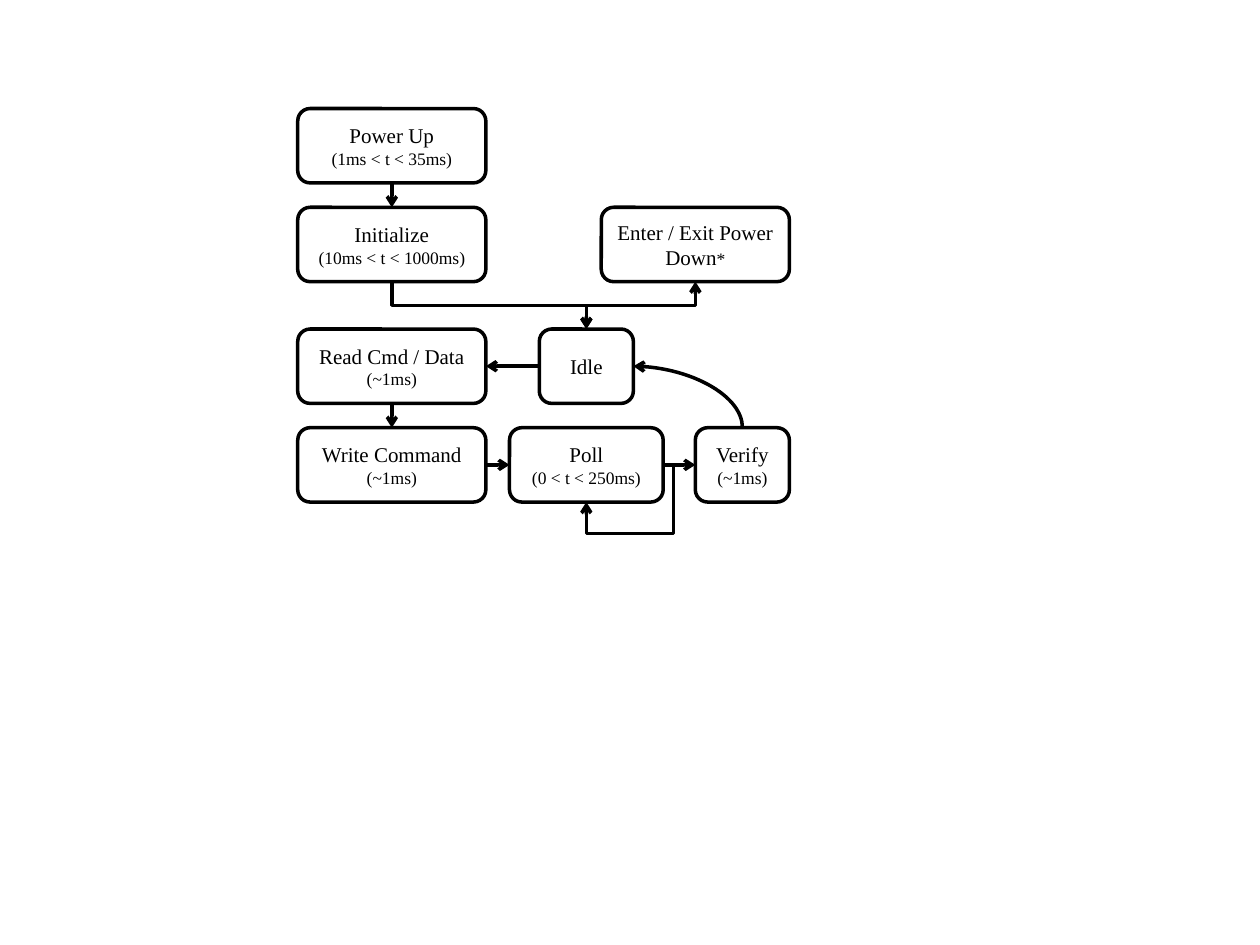
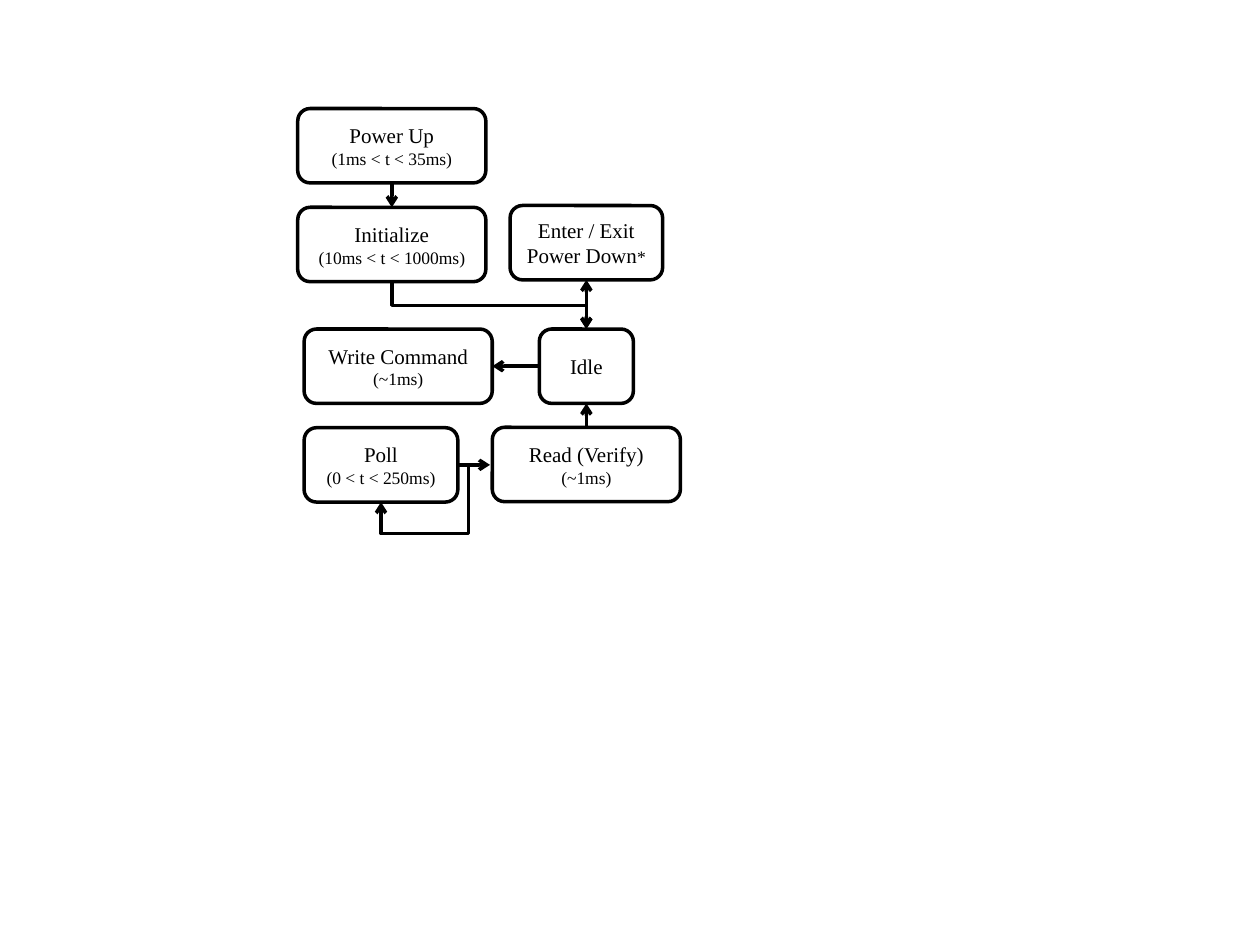
Before and after one commit to drmoorevt/PRIME, a slide deck: slide 3 of Documentation/Results/IODVS/Flowcharts.pptx. Drawn at 1260x945 pixels with LibreOffice and Linux fonts; fonts in the diff are those of the drawing. Boxes give left, top, right and bottom in pixels: in the first picture for what was removed or moved away, otherwise in the second. Text is boxed around its words. In the diff, an @@ line names an element or a change of style, - is before the commit and + after.

Commit message:
1) Updates to the IODVS presentation 2) Updates to the SDCard state diagram -- not RMW, just W/Verify

```diff
--- a/Documentation/Results/IODVS/Flowcharts.pptx
+++ b/Documentation/Results/IODVS/Flowcharts.pptx
@@ rounded rectangle "Enter / Exit Power Down*" resized from (x1=601, y1=208, x2=789, y2=282) to (x1=510, y1=205, x2=663, y2=280) @@
@@ elbow double arrow moved from (696, 282) - (586, 329) to (586, 280) - (586, 329) @@
@@ rounded rectangle "Write Command" moved from (x1=297, y1=427, x2=485, y2=501) to (x1=304, y1=329, x2=491, y2=403) @@
@@ arrow removed from (539, 367) to (486, 367) @@
@@ arrow moved from (486, 465) - (509, 465) to (539, 367) - (493, 367) @@
@@ curved arrow removed from (742, 427) to (634, 367) @@
@@ arrow moved from (392, 403) - (392, 427) to (586, 427) - (586, 403) @@
@@ rounded rectangle "Read (Verify)" moved from (x1=297, y1=329, x2=485, y2=403) to (x1=493, y1=427, x2=680, y2=501) @@
@@ text in rounded rectangle at (x1=529, y1=447, x2=643, y2=467): text changed @@
-Read Cmd / Data
+Read (Verify)
@@ rounded rectangle removed at (x1=696, y1=427, x2=790, y2=501) @@
-Verify
-(~1ms)
@@ 1 rounded rectangle, 1 elbow arrow, 1 arrow moved together from (x1=509, y1=427, x2=696, y2=533) to (x1=304, y1=427, x2=490, y2=533) @@
```
